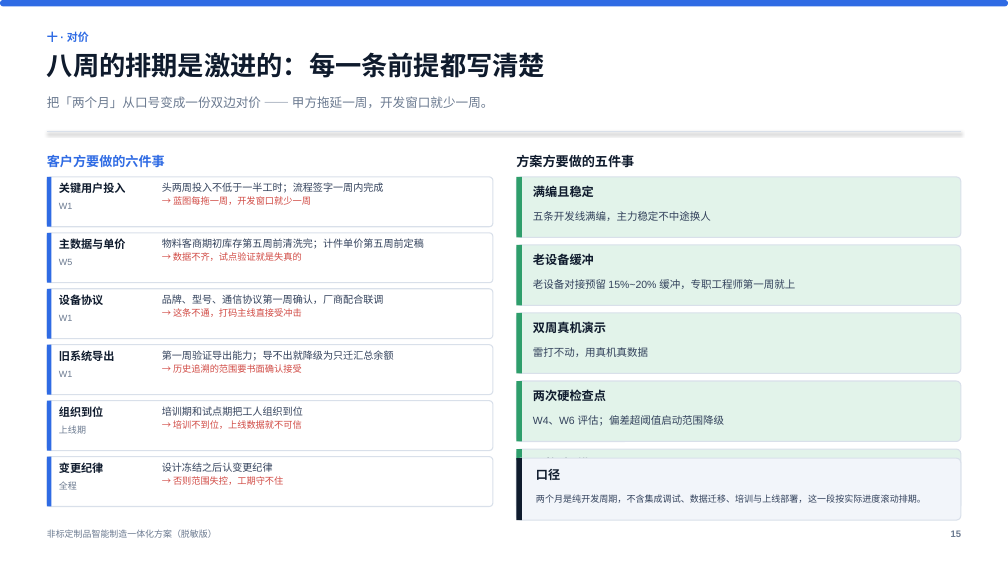
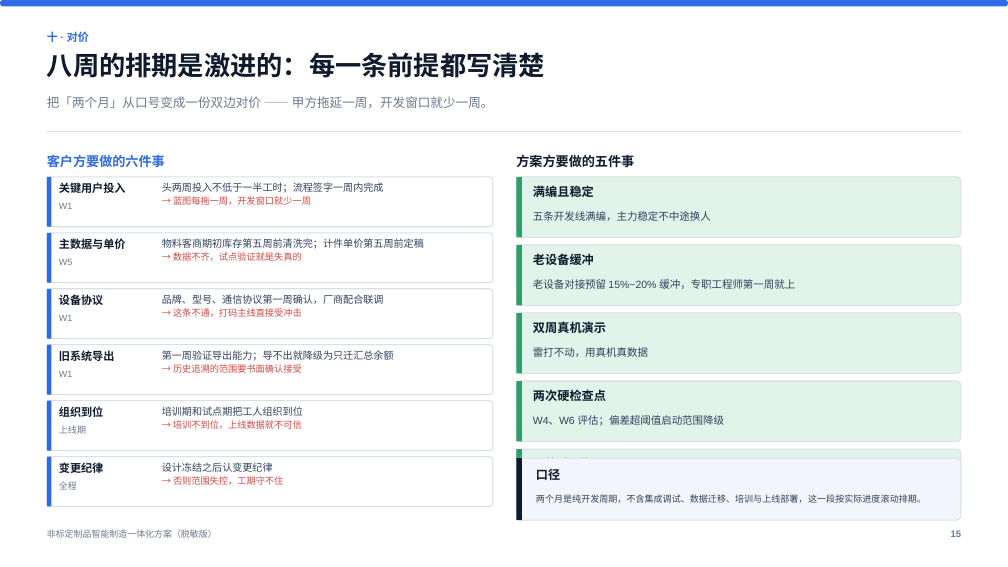
Before and after one commit to lin2mm/ERPagent, a slide deck: slide 15 of ppt/PPT-02-Custom-Door-Smart-Manufacturing-Plan.pptx. Drawn at 1008x567 pixels with LibreOffice and Linux fonts; fonts in the diff are those of the drawing. Boxes give left, top, right and bottom in pixels: in the first picture for what was removed or moved away, otherwise in the second. Text is boxed around its words. In the diff, an @@ line names an element or a change of style, - is before the commit and + after.

```diff
--- a/ppt/PPT-02-Custom-Door-Smart-Manufacturing-Plan.pptx
+++ b/ppt/PPT-02-Custom-Door-Smart-Manufacturing-Plan.pptx
@@ line removed from (47, 132) to (961, 132) @@
@@ rectangle added at (x1=47, y1=131, x2=961, y2=132), fill #D9E0EA @@
```
Also in this commit, not shown: 17 other slides changed, 44 other files.
